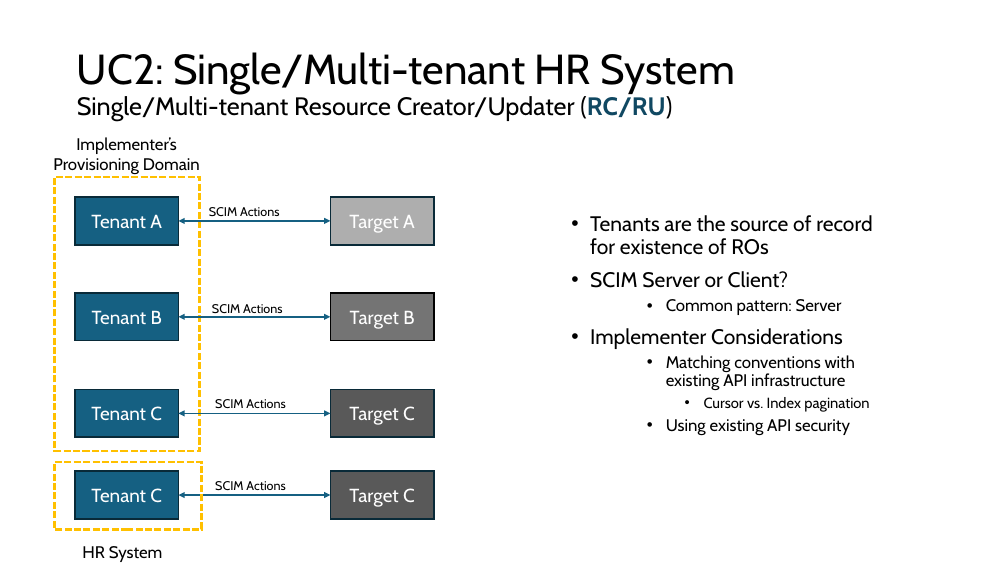
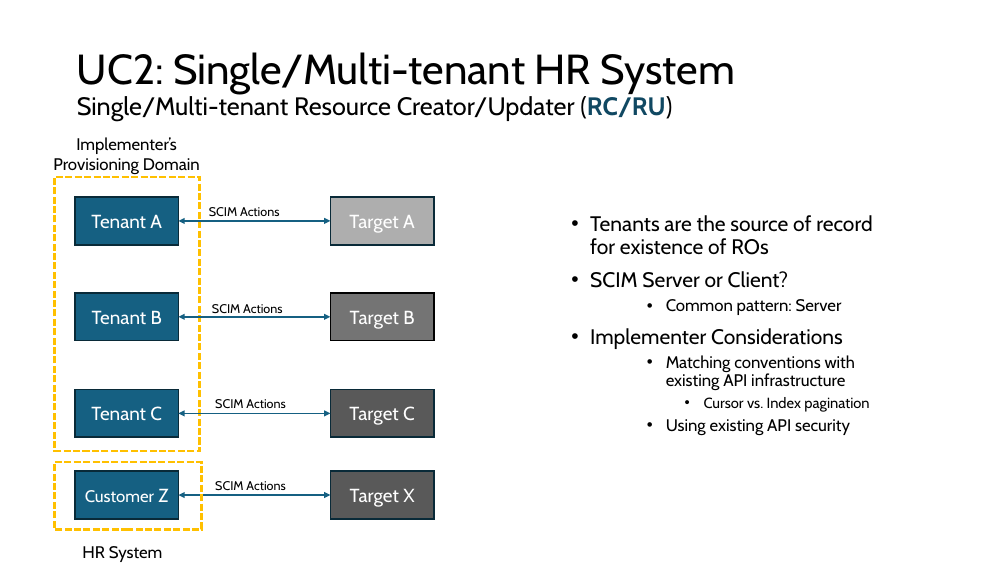
Before and after one commit to pamelatech/scim-use-case-revamp, a slide deck: slide 24 of Use Cases 29 Mar 2024.pptx (slide 27 before the commit). Drawn at 1008x567 pixels with LibreOffice and Linux fonts; fonts in the diff are those of the drawing. Boxes give left, top, right and bottom in pixels: in the first picture for what was removed or moved away, otherwise in the second. Text is boxed around its words. In the diff, an @@ line names an element or a change of style, - is before the commit and + after.

```diff
--- a/Use Cases 29 Mar 2024.pptx
+++ b/Use Cases 29 Mar 2024.pptx
@@ text in rectangle at (85, 488, 168, 503): text changed; size 18 to 16 pt @@
-Tenant C
+Customer Z
@@ text in rectangle at (350, 489, 414, 507): text changed @@
-Target C
+Target X
```
Also in this commit, not shown: 13 other slides changed, 1 other file.
